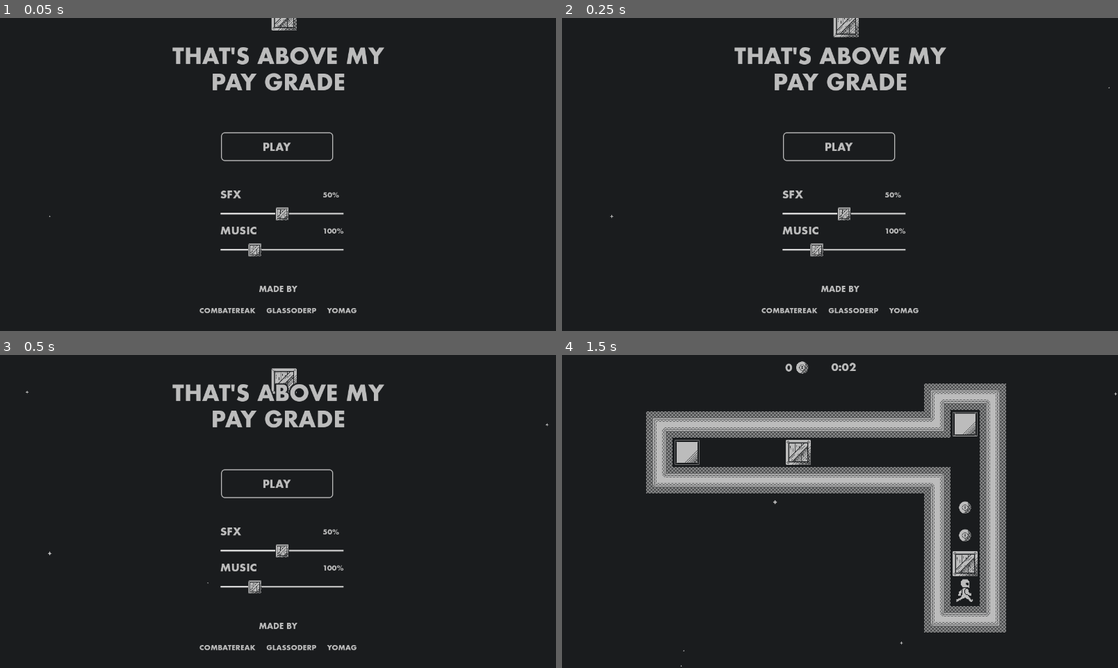
Above: before the commit, frames 1-4 (two rows, left to right).
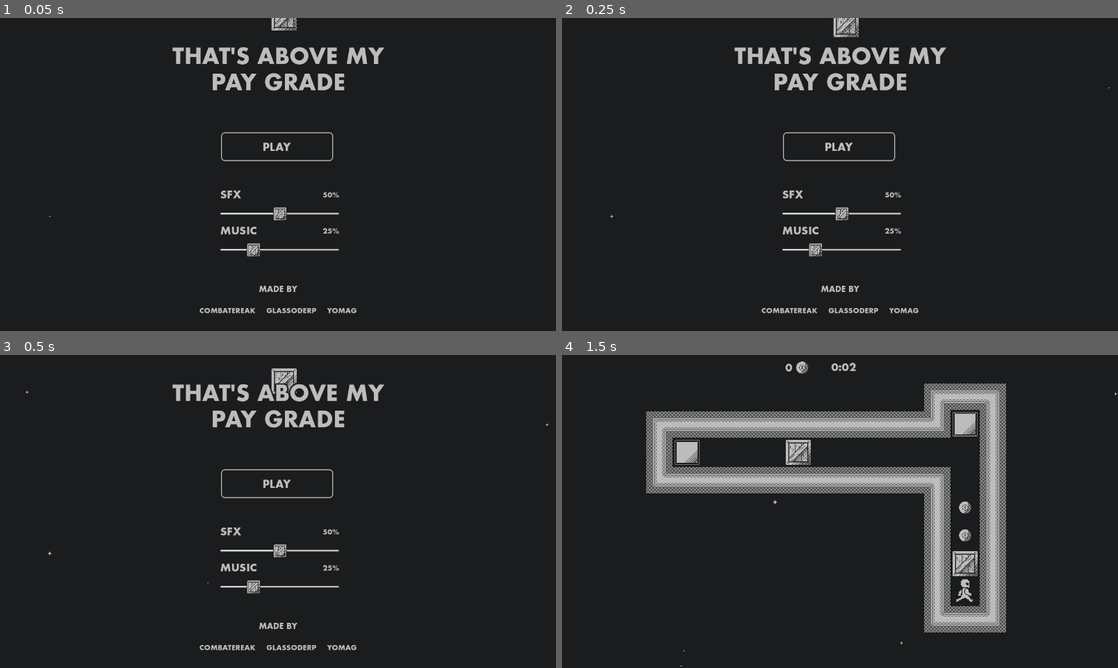
Above: after the commit, the same moments.

Repository: ParryTotato/1BitJam2025
Game: Godot game, scene res://Scenes/Main/main.tscn
The game is run twice, just before and just after one commit, with the same random seed, the same clock (stepped at 60 frames per second) and the same inputs.
Inputs (mouse positions are in pixels of both pictures, inside the frame that each line leads up to; where the layout moved, square brackets give the same spot in the first picture):
- Up to frame 1 (0.05 s): no input
- Up to frame 2 (0.25 s): no input
- Up to frame 3 (0.5 s): no input
- Up to frame 4 (1.5 s): click (840, 483) [845, 483] at 0.5 s; tap Enter at 1.25 s; hold Right (ui_right) from 1.28 s (still down); tap M (magnet) at 1.35 s

The runs differ from the first frame. In frame 1, 0.2% of the frame differs, in the area x 44-62%, y 60-77%; in frame 2, 0.2%; in frame 3, 0.2%; in frame 4, nothing differs.

Commit message:
hooked up music and sfx sliders

Diff:
--- a/Scenes/Main/Scripts/main.gd
+++ b/Scenes/Main/Scripts/main.gd
@@ -81,4 +81,4 @@
 	Messenger.level_loaded.emit()
 
 func _on_coin_collected():
-	$AudioStreamPlayer.play()
+	$CoinCollectSound.play()
--- a/Scenes/Main/main.tscn
+++ b/Scenes/Main/main.tscn
@@ -33,9 +33,10 @@
 [node name="Main" type="Node2D"]
 script = ExtResource("1_xlvfx")
 
-[node name="AudioStreamPlayer" type="AudioStreamPlayer" parent="."]
+[node name="CoinCollectSound" type="AudioStreamPlayer" parent="."]
 stream = ExtResource("5_xlvfx")
 volume_db = -10.0
+bus = &"SFX"
 
 [node name="StarParticles" type="CPUParticles2D" parent="."]
 material = SubResource("CanvasItemMaterial_hryqi")
--- a/Scenes/MainMenu/Scripts/main_menu.gd
+++ b/Scenes/MainMenu/Scripts/main_menu.gd
@@ -1,25 +1,31 @@
 extends Control
 
-@onready var volume_slider = $VBoxContainer/VolumeSlider
-@onready var volume_label = $VBoxContainer/HBoxContainer/VolumeValueLabel
+@onready var sfx_volume_slider = $VBoxContainer/SFXVolumeSlider
+@onready var sfx_volume_label = $VBoxContainer/HBoxContainer/SFXVolumeValueLabel
+@onready var music_volume_slider = $VBoxContainer/MusicVolumeSlider
+@onready var music_volume_label = $VBoxContainer/HBoxContainer2/MusicVolumeValueLabel
 
 func _ready():
-	# Sets the volume level to the default value of slider (30 at time of writing)
-	_on_volume_changed(volume_slider.value)
+	# Sets the volume level to the default value of slider
+	_on_sfx_volume_changed(sfx_volume_slider.value)
+	_on_music_volume_changed(music_volume_slider.value)
 
-func _on_volume_changed(value: float):
-	var db = _percent_to_db(value)
+func _on_sfx_volume_changed(value: float):
+	_set_audio_level(value, "SFX")
+	sfx_volume_label.text = ("%d%%" % value)
+
+func _on_music_volume_changed(value: float):
+	_set_audio_level(value, "Music")
+	music_volume_label.text = ("%d%%" % value)
+
+func _set_audio_level(value: float, bus_name: String):
 	AudioServer.set_bus_volume_db(
-		AudioServer.get_bus_index("Master"),
-		db
+		AudioServer.get_bus_index(bus_name),
+		_percent_to_db(value)
 	)
-	volume_label.text = ("%d%%" % value)
 
 func _percent_to_db(percent: float) -> float:
 	return linear_to_db(percent / 100.0)
-
-func _db_to_percent(db: float) -> float:
-	return clamp(db_to_linear(db) * 100, 0, 100)
 
 func _on_start_game():
 	get_parent().get_parent().start_game()
--- a/Scenes/MainMenu/main_menu.tscn
+++ b/Scenes/MainMenu/main_menu.tscn
@@ -109,7 +109,7 @@
 [node name="HBoxContainer" type="HBoxContainer" parent="VBoxContainer"]
 layout_mode = 2
 
-[node name="Master Volume" type="Label" parent="VBoxContainer/HBoxContainer"]
+[node name="SFX" type="Label" parent="VBoxContainer/HBoxContainer"]
 layout_mode = 2
 text = "SFX"
 label_settings = SubResource("LabelSettings_n5jej")
@@ -118,13 +118,13 @@
 custom_minimum_size = Vector2(180, 0)
 layout_mode = 2
 
-[node name="VolumeValueLabel" type="Label" parent="VBoxContainer/HBoxContainer"]
+[node name="SFXVolumeValueLabel" type="Label" parent="VBoxContainer/HBoxContainer"]
 layout_mode = 2
 text = "100%"
 label_settings = SubResource("LabelSettings_2r307")
 horizontal_alignment = 2
 
-[node name="VolumeSlider" type="HSlider" parent="VBoxContainer"]
+[node name="SFXVolumeSlider" type="HSlider" parent="VBoxContainer"]
 layout_mode = 2
 theme_override_icons/grabber = ExtResource("6_0l8wx")
 theme_override_icons/grabber_highlight = ExtResource("6_0l8wx")
@@ -134,7 +134,7 @@
 [node name="HBoxContainer2" type="HBoxContainer" parent="VBoxContainer"]
 layout_mode = 2
 
-[node name="Master Volume" type="Label" parent="VBoxContainer/HBoxContainer2"]
+[node name="Music" type="Label" parent="VBoxContainer/HBoxContainer2"]
 layout_mode = 2
 text = "MUSIC"
 label_settings = SubResource("LabelSettings_n5jej")
@@ -143,13 +143,13 @@
 custom_minimum_size = Vector2(144, 0)
 layout_mode = 2
 
-[node name="VolumeValueLabel" type="Label" parent="VBoxContainer/HBoxContainer2"]
+[node name="MusicVolumeValueLabel" type="Label" parent="VBoxContainer/HBoxContainer2"]
 layout_mode = 2
 text = "100%"
 label_settings = SubResource("LabelSettings_2r307")
 horizontal_alignment = 2
 
-[node name="VolumeSlider2" type="HSlider" parent="VBoxContainer"]
+[node name="MusicVolumeSlider" type="HSlider" parent="VBoxContainer"]
 layout_mode = 2
 theme_override_icons/grabber = ExtResource("6_0l8wx")
 theme_override_icons/grabber_highlight = ExtResource("6_0l8wx")
@@ -204,6 +204,6 @@
 texture_hover = ExtResource("4_2r307")
 
 [connection signal="pressed" from="VBoxContainer/PlayGame" to="." method="_on_start_game"]
-[connection signal="value_changed" from="VBoxContainer/VolumeSlider" to="." method="_on_volume_changed"]
-[connection signal="value_changed" from="VBoxContainer/VolumeSlider2" to="." method="_on_volume_changed"]
+[connection signal="value_changed" from="VBoxContainer/SFXVolumeSlider" to="." method="_on_sfx_volume_changed"]
+[connection signal="value_changed" from="VBoxContainer/MusicVolumeSlider" to="." method="_on_music_volume_changed"]
 [connection signal="pressed" from="Quit Game" to="." method="_on_game_quit"]
--- /dev/null
+++ b/default_bus_layout.tres
@@ -0,0 +1,15 @@
+[gd_resource type="AudioBusLayout" format=3 uid="uid://bdkg3hskca10b"]
+
+[resource]
+bus/1/name = &"SFX"
+bus/1/solo = false
+bus/1/mute = false
+bus/1/bypass_fx = false
+bus/1/volume_db = 0.0
+bus/1/send = &"Master"
+bus/2/name = &"Music"
+bus/2/solo = false
+bus/2/mute = false
+bus/2/bypass_fx = false
+bus/2/volume_db = 0.0
+bus/2/send = &"Master"
